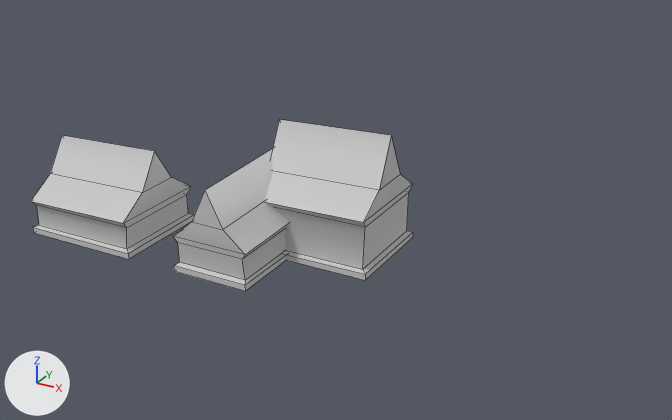
Two versions of the FBX model Assets/Tokkun/Background/Desert/Houses.FBX, one commit apart.
Before and after are seen from a camera (50 mm lens) standing at (64.4, -34.4, 20.6) and looking at (45.5, 0.0, 3.3). Every picture has the same lights, and +X, +Y and +Z are marked at lower left. Mesh edges are drawn as thin lines. Where no turn or scale is listed for an object, it has been applied to the vertices.

The first picture shows 'House_A', 'House_B'.
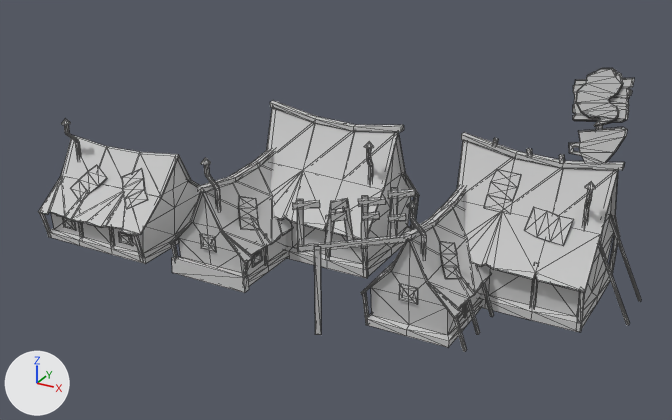
What differs and where, as boxes [x1, y1, x2, y2] in the pictures (672 x 420 px):
```json
{"object": "House_C", "change": "added", "after": [292, 68, 641, 352]}
{"object": "House_B", "change": "reshaped", "before": [173, 120, 413, 291], "after": [170, 100, 419, 293], "on screen": "13% taller"}
{"object": "House_A", "change": "reshaped, moved", "before": [31, 135, 194, 259], "after": [38, 119, 200, 264], "on screen": "17% taller"}
{"part": 1, "of": "me_mesh_001", "change": "added", "after": [264, 247, 268, 265]}
{"part": 2, "of": "me_mesh_001", "change": "added", "after": [201, 158, 211, 165]}
{"part": 3, "of": "me_mesh_001", "change": "rebuilt", "before": [265, 120, 413, 280], "after": [284, 143, 412, 278]}
{"part": 4, "of": "me_mesh_001", "change": "rebuilt", "before": [173, 149, 288, 291], "after": [178, 194, 287, 286]}
{"part": 5, "of": "me_mesh_001", "change": "added", "after": [170, 100, 419, 293]}
{"part": 6, "of": "me_mesh", "change": "added", "after": [78, 222, 83, 238]}
{"part": 7, "of": "me_mesh", "change": "added", "after": [109, 227, 114, 246]}
{"part": 8, "of": "me_mesh", "change": "built on", "before": [31, 135, 191, 249], "after": [38, 125, 200, 264]}
```

Edits to the scene script, one JSON object a line:
```json
{"block": "me_mesh_001", "where": "# used by ob_house_b; location = (43.79, 3.43, 0.0)"}
{"op": "remove", "block": "me_mesh_001", "code": "me_mesh_001.from_pydata(...)  # 52 vertices, 48 faces; spans x -5.24..3.18, y -6.82..2.14, z 0.0..6.34"}
{"op": "add", "block": "me_mesh_001", "code": "me_mesh_001.from_pydata(...)  # 594 vertices, 998 faces; spans x -5.32..3.51, y -7.12..2.74, z -0.01..6.93"}
{"block": "me_mesh_001", "change": "me_mesh_001 part 1: a new loose piece, a box spanning x -1.458..-1.37, y -4.751..-4.569, z 0.015..1.921, in mat_propsatlas (light grey #cacaca)"}
{"block": "me_mesh_001", "change": "me_mesh_001 part 2: a new loose piece, a 10-sided cone pointing to +z spanning x -3.57..-3.11, y -6.55..-6.1, z 5.71..5.97, in mat_propsatlas (light grey #cacaca)"}
{"block": "me_mesh_001", "change": "me_mesh_001 part 3: the loose piece of 26 vertices spanning x -3.18..3.18, y -3.23..2.14, z 0.0..6.34 is rebuilt with 48 vertices and now spans x -3.4..3.13, y -3.03..2.38, z 0.0..6.65"}
{"block": "me_mesh_001", "change": "me_mesh_001 part 4: the loose piece of 26 vertices spanning x -5.24..-1.15, y -6.82..-0.46, z 0.0..4.76 is rebuilt with 48 vertices and now spans x -5.09..-1.26, y -6.83..-0.29, z 0.0..4.76"}
{"block": "me_mesh_001", "change": "me_mesh_001 part 5: 428 vertices added at x -5.32..3.51, y -7.12..2.74, z -0.01..6.93"}
{"block": "me_mesh", "where": "# used by ob_house_a; location = (32.64, -0.21, 0.0)"}
{"op": "remove", "block": "me_mesh", "code": "me_mesh.from_pydata(...)  # 26 vertices, 24 faces; spans x -3.18..3.18, y -3.23..2.14, z 0.0..4.76"}
{"op": "add", "block": "me_mesh", "code": "me_mesh.from_pydata(...)  # 323 vertices, 540 faces; spans x -3.38..3.54, y -3.58..2.45, z 0.0..6.06"}
{"block": "me_mesh", "change": "me_mesh part 6: a new loose piece, a box spanning x -1.11..-0.93, y -3.07..-2.95, z 0.01..1.92, in mat_propsatlas (light grey #cacaca)"}
{"block": "me_mesh", "change": "me_mesh part 7: a new loose piece, a box spanning x 0.91..1.09, y -3.07..-2.95, z 0.01..1.92, in mat_propsatlas (light grey #cacaca)"}
{"block": "me_mesh", "change": "me_mesh part 8: 2 vertices moved from x -3.07..3.07, y -0.55, z 4.56..4.76 to x -3.19..3.35, y -0.55, z 4.62..4.76; 8 vertices removed from x -3.07..3.07, y -3.23..2.14, z 1.5..1.93; 262 vertices added at x -3.38..3.54, y -3.58..2.45, z 0.0..5.81"}
{"op": "add", "block": "me_mesh_002", "code": ["me_mesh_002 = bpy.data.meshes.new('Mesh.002')", "me_mesh_002.from_pydata(...)  # 942 vertices, 1588 faces; spans x -7.38..4.82, y -9.03..2.74, z -0.01..10.73", "me_mesh_002.materials.append(mat_propsatlas)  # light grey #cacaca"]}
{"op": "set", "path": "ob_house_a.location", "old": "(32.64, -0.21, 0.0)", "new": "(33.66, -0.21, 0.0)"}
{"op": "add", "block": "ob_house_c", "code": ["ob_house_c = bpy.data.objects.new('House_C', me_mesh_002)", "ob_house_c.location = (53.93, 3.43, 0.0)"]}
```
